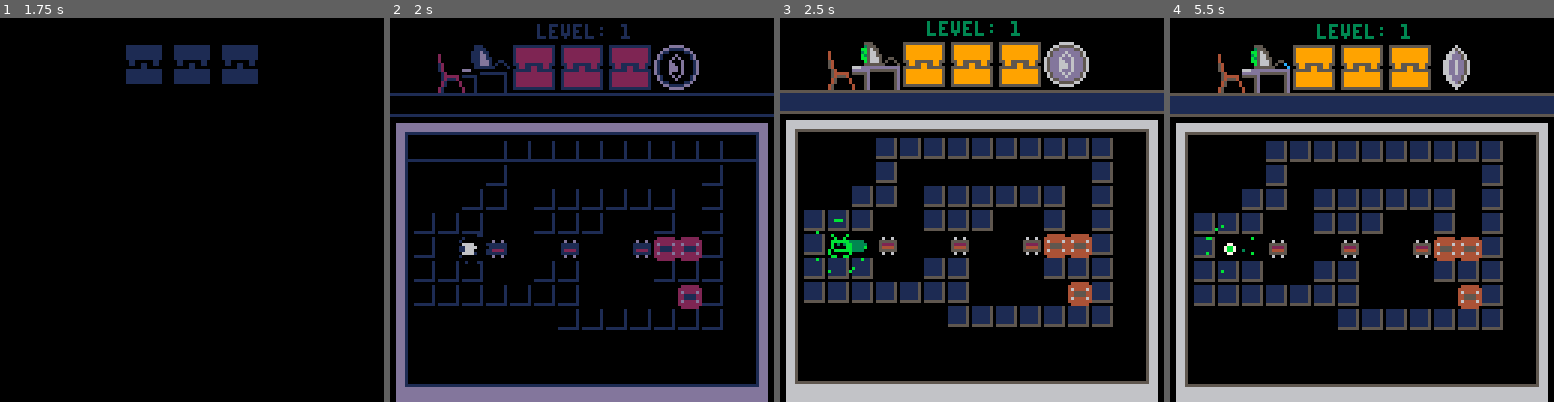
Above: before the commit, frames 1-4 (left to right).
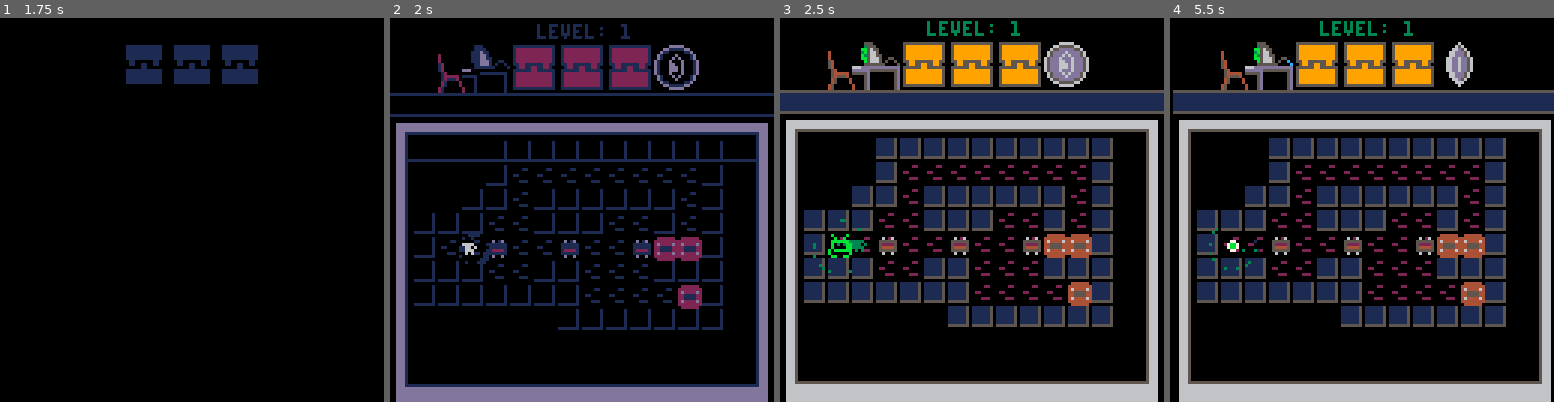
Above: after the commit, the same moments.

Repository: jacobneal65/sokovirus-pico8
Game: PICO-8 cartridge mysoko.p8
The game is run twice, just before and just after one commit, with the same random seed, the same clock (stepped at 60 frames per second) and the same inputs.
Inputs:
- Up to frame 1 (1.75 s): tap X (X key) at 0.33, 1.07 s; tap O (Z key) at 0.7, 1.7 s; hold Right from 1.6 s (still down)
- Up to frame 2 (2 s): keep holding Right; tap X (X key) at 1.85 s
- Up to frame 3 (2.5 s): release Right at 2.1 s; tap O (Z key) at 2.1 s; hold Up 2.15-2.42 s; hold Right from 2.47 s (still down)
- Up to frame 4 (5.5 s): tap O (Z key) every 0.4 s from 2.5 to 5.3 s; tap X (X key) at 2.97, 4.08, 5.2 s; release Right at 3.03 s; hold Left 3.08-3.58 s; hold Down 3.63-3.97 s; hold Right 4.02-4.68 s; hold Up 4.73-5.03 s; hold Left from 5.08 s (still down)

Frame 1 is identical in both runs. In frame 2, 1.4% of the frame differs, in the area x 13-80%, y 39-75%; in frame 3, 1.4%; in frame 4, 29%, in the area x 0-100%, y 0-100%.

Commit message:
Changes to particles

Diff:
--- a/mysoko.p8
+++ b/mysoko.p8
@@ -14,7 +14,8 @@
 	--screen shake variables
 	intensity = 0
 	shake_control = 2
-
+	ground_tile = 1
+	goal_tile = 13
 	--game timer
 	t=0
 	fadeperc=1
@@ -137,11 +138,13 @@
 					init_hub()
 				end
 			else
+				intensity += shake_control--set the camera to shake
 				level+=1
 				_upd=upd_level
 			end
+			intensity += shake_control--set the camera to shake
 			fadeout(0.5)
-			--sfx(54)
+			sfx(54)
 		end
 	else
 		notrestart=true
@@ -476,7 +479,7 @@
 end
 
 function restartlevel()
-	particleshatter(p_x*8,p_y*8)
+	particlepuff(p_x*8,p_y*8)
 	--fadeout(1)
 	init_codeslide()
 	notrestart=false
@@ -506,7 +509,7 @@
 	--trail particle
 	particlecode(p_x*8+p_ox,p_y*8+p_oy)
 	if p_t==1 then
-		particleshatter(p_x*8,p_y*8)
+		particlepuff(p_x*8,p_y*8)
 		--call slide box
 		p_ani=p_anims[1]--normal
 		_upd=upd_game
@@ -519,7 +522,7 @@
 	local solved = true
 	for g in all(goal) do
 		if checkbox(g.x,g.y) then
-			mset(g.x,g.y,13)
+			mset(g.x,g.y,goal_tile)
 			if not g.flg then
 				g.flg = true
 				sfx(55)
@@ -571,7 +574,7 @@
 			for t in all(boxtles) do
 				if t==tle then
 					addbox(tle,x,y)
-					mset(x,y,0)--SET GROUND TYLE
+					mset(x,y,ground_tile)--SET GROUND TYLE
 				end
 			end
 			--ALL THE GOAL TYPES
@@ -953,13 +956,14 @@
 --particles
 
 -- add a particle
-function addpart(_x,_y,_dx,_dy,_type,_maxage,_col)
+function addpart(_x,_y,_dx,_dy,_type,_r,_maxage,_col)
 	local _p = {}
 	_p.x=_x
 	_p.y=_y
 	_p.dx=_dx
 	_p.dy=_dy
 	_p.typ=_type
+	_p.r=_r--radius of circle if used
 	_p.mage=_maxage
 	_p.age=0
 	_p.col=0--also sprite val
@@ -980,6 +984,7 @@
 			0,--dx
 			0,--dy
 			0,--type
+			0,--radius
 			15+rnd(10),
 			{11,3,1}
 		)
@@ -997,13 +1002,30 @@
 			0,--dx
 			0,--dy
 			1,--type
+			0,--radius
 			20,--age
 			{7,11,3}
 		)
 	end
-
-end
-
+end
+
+function particlepuff(x,y)
+	for i=0,10 do
+		local _ang=rnd()
+		local _dx=sin(_ang)*1
+		local _dy=cos(_ang)*1
+		addpart(
+			x+4,
+			y+4,
+			_dx,
+			_dy,
+			2,--type
+			rnd(4),--radius
+			10,--age
+			{7,11,3}
+		)
+	end
+end
 
 --place brick in slot
 function particleshatter(x,y)
@@ -1017,7 +1039,8 @@
 			_dx,
 			_dy,
 			1,--type
-			15,
+			0,--radius
+			15,--age
 			{11}--,3,1}
 		)
 	end
@@ -1064,17 +1087,23 @@
 		-- pixel particle
 		if _p.typ == 0 or _p.typ == 1 then
 			pset(_p.x,_p.y,_p.col)
+		else
+			circfill(_p.x,_p.y,_p.r,_p.col)
+			_p.r -= 0.4
+			if _p.r < 0 then
+				_p.r=0
+		end
 		end
 	end
 end
 
 __gfx__
 000000000000000000000000000000000000000001000010eeeeeeeeeeeeeeeeeeeeeeeeeeeeeeeeeeeeeeeeeeeeee4ee4eeeeee3bbbbbb3eeeeeeee00000000
-000000000000000000003000000000000666666001000010e55555eeee6ee6eee656565eeeddddeee3eeee3eee5554ee4e4eeeeeb3bbbb3beeeeeeee00000000
+000000000000220000003000000000000666666001000010e55555eeee6ee6eee656565eeeddddeee3eeee3eee5554ee4e4eeeeeb3bbbb3beeeeeeee00000000
 007007000000000000000300000000000633336001000010e522225ee555555ee777775eed1111deeebbbbeee555450ee49eeeeebb3bb3bbee5555ee00000000
-000770000000000000000030000000000633336001000010e522225ee522225ee7ddd75eed1dd1dee333333ee555550eeee9eeeebbb33bbbe586685e00000000
+000770000220000000000030000000000633336001000010e522225ee522225ee7ddd75eed1dd1dee333333ee555550eeee9eeeebbb33bbbe586685e00000000
 000770000000000000000300000000000666b86001055010e555555ee544445ee777775eed1dd1dee3bbbb3ee555550eeeee9eeebbb33bbbe565565e00000000
-007007000005000000003000000000000665566005666650e599995ee555555ee7ddd75eed1111de3b3333b3e555550eeeeae9eebb3bb3bbe565565e00000000
+007007000002220000003000000000000665566005666650e599995ee555555ee7ddd75eed1111de3b3333b3e555550eeeeae9eebb3bb3bbe565565e00000000
 00000000000000000000000000000000066666600566b850e5aaaa5eee6ee6eee77777eeeeddddee33eeee33ee0000eeeeeeae9eb3bbbb3b55e55e5500000000
 000000000000000000000000000000000555555005555550eeeeeeeeeeeeeeeeeeeeeeeeeeeeeeeee33ee33eeeeeeeeeeeeeeae93bbbbbb35e5ee5e500000000
 111111505505555500000000000000000000000006666660e464464ee444444e65555556eeeeedddee3133eeeeeeeeee55555550333333331111111100000000
@@ -1143,12 +1172,12 @@
 0000000000000000000000000000000000000000000000000000000000000000000000000000000000000000000000000000000000000000000000000000000000000000000000000000000000000000000000000000000000000000000000000000000000000000000000000000000000000000000000000000000000000000
 1213131313131313131313131313131400121313131313131313131313131313140012131313131313131313131313131314001213131313131313131313131313131400121313131313131313131313131313140012131313131313131313131313131314001213131313131313131313131313131400000000000000000000
 2200000000000000000000000000002400220000001010101010101010101000240022000000000000000000000000000024002200000000000000000000000000002400220010101010101010101000000000240022000000000000000000000000000024002200000000000000000000000000002400000000000000000000
-2200000000000000000000000000002400220000001000000000000000001000240022000010101010100000000000000024002200000000101010101010000000002400220010000000000000001000000000240022000010101010101010100000000024002200000010101010101000000000002400000000000000000000
-2200000000000000000000000000002400220000101000101010101010001000240022000010000000101000000000000024002200000000101616161010000000002400220010000000100010001000000000240022001010000010000000100000000024002200000010000000001010000000002400000000000000000000
-2223232323232323232323232323232400221010100000101010000010001000240022101010001007001010101010100024002200000000100600100010000000002400220010000000060010001000000000240022101000000000000900100000000024002200101010001910000010000000002400000000000000000000
-2200000000000000000000000000002400221000000700000700000717171000240022100000001000000000171717100024002200000000100006000010000000002400220010000010100610001000000000240022100119190010090010100000000024002200100000190919100010000000002400000000000000000000
-2200150000000000000000000000002400221010100000101000000010101000240022100000000700071000101010100024002200000000100000060010000000002400220010101010000006001000000000240022100119001000090000101010100024002200100019090909000010000000002400000000000000000000
-2200000000000000000000000000002400221010101010101000000000171000240022101010101010000000100000000024002200000000101010000010000000002400220000000010000000100000000000240022100119101000001000000000100024002200101010001000001010000000002400000000000000000000
+2200000000000000000000000000002400220000001001010101010101011000240022000010101010100000000000000024002200000000101010101010000000002400220010000000000000001000000000240022000010101010101010100000000024002200000010101010101000000000002400000000000000000000
+2200000000000000000000000000002400220000101001101010101010011000240022000010000000101000000000000024002200000000101616161010000000002400220010000000100010001000000000240022001010000010000000100000000024002200000010000000001010000000002400000000000000000000
+2223232323232323232323232323232400221010100101101010010110011000240022101010001007001010101010100024002200000000100600100010000000002400220010000000060010001000000000240022101000000000000900100000000024002200101010001910000010000000002400000000000000000000
+2200000000000000000000000000002400221001010701010701010717171000240022100000001000000000171717100024002200000000100006000010000000002400220010000010100610001000000000240022100119190010090010100000000024002200100000190919100010000000002400000000000000000000
+2200150000000000000000000000002400221010100101101001010110101000240022100000000700071000101010100024002200000000100000060010000000002400220010101010000006001000000000240022100119001000090000101010100024002200100019090909000010000000002400000000000000000000
+2200000000000000000000000000002400221010101010101001010101171000240022101010101010000000100000000024002200000000101010000010000000002400220000000010000000100000000000240022100119101000001000000000100024002200101010001000001010000000002400000000000000000000
 2200050000000000000000000000002400220000000000001010101010101000240022000000000010101010100000000024002200000000000010000010000000002400220000000010101000100000000000240022101010101000000000000900100024002200000010000000101000000000002400000000000000000000
 2200000000000000000000000000002400220000000000000000000000000000240022000000000000000000000000000024002200000000000010101010000000002400220000000000100016001000000000240022000000001000001010101010100024002200000010101010100000000000002400000000000000000000
 2200040000000000000000000000002400220000000000000000000000000000240022000000000000000000000000000024002200000000000000000000000000002400220000000000100016161000000000240022000000001010101000000000000024002200000000000000000000000000002400000000000000000000
